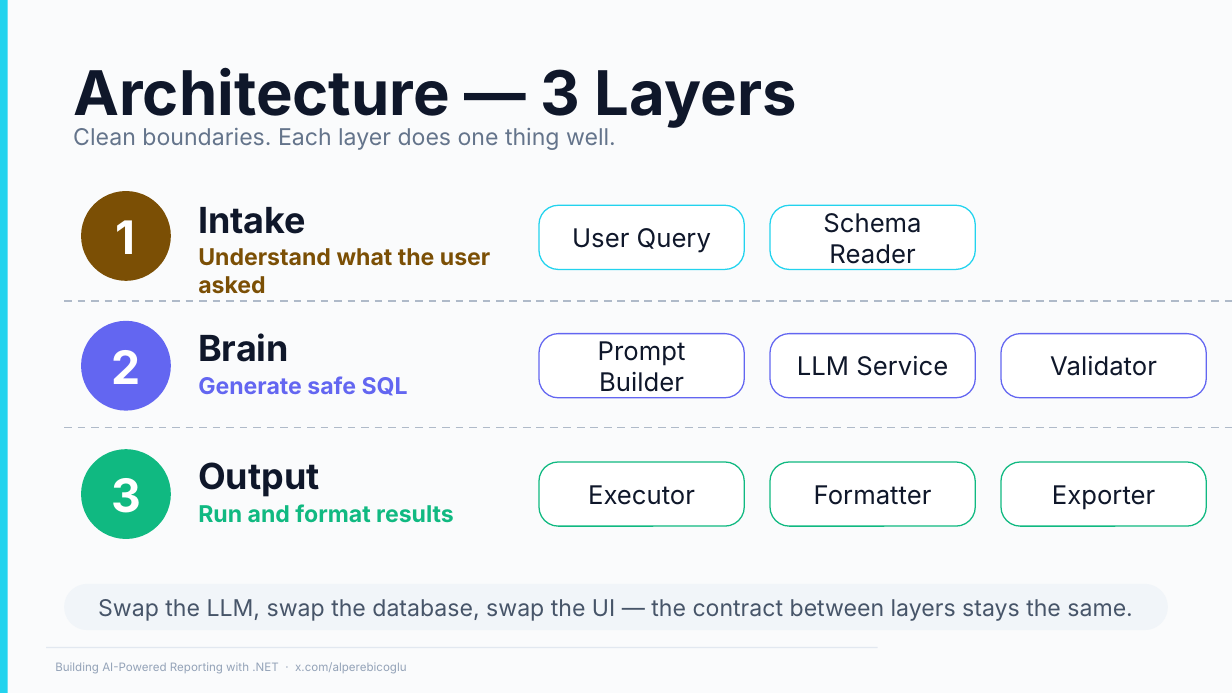
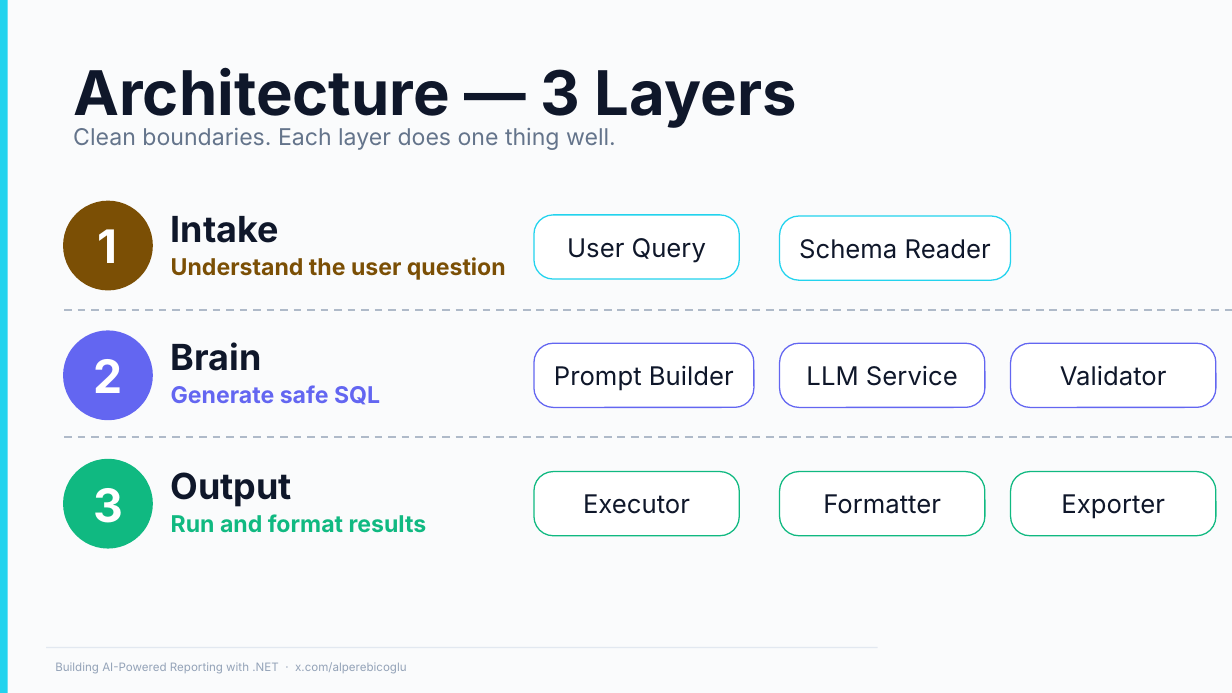
Before and after one commit to ebicoglu/chat-with-your-data-conference, a slide deck: slide 12 of Presentation.pptx. Drawn at 1232x693 pixels with LibreOffice and Linux fonts; fonts in the diff are those of the drawing; background and template pictures are left out. Boxes give left, top, right and bottom in pixels: in the first picture for what was removed or moved away, otherwise in the second. Text is boxed around its words. In the diff, an @@ line names an element or a change of style, - is before the commit and + after.

```diff
--- a/Presentation.pptx
+++ b/Presentation.pptx
@@ text "Intake": place and size @@
-text "Intake" at box(198, 207, 490, 294)
+text "Intake" at box(171, 216, 506, 280)
@@ rounded rectangle "User Query": place and size @@
-rounded rectangle "User Query" at box(539, 205, 744, 269)
+rounded rectangle "User Query" at box(534, 215, 739, 279)
@@ rounded rectangle "Schema Reader": place and size @@
-rounded rectangle "Schema Reader" at box(770, 205, 975, 269)
+rounded rectangle "Schema Reader" at box(780, 216, 1011, 280)
@@ text at box(171, 257, 506, 280): text changed @@
-Understand what the user asked
+Understand the user question
@@ line moved from (64, 300) - (1232, 300) to (64, 311) - (1232, 311) @@
@@ text "Brain": place and size @@
-text "Brain" at box(198, 333, 408, 396)
+text "Brain" at box(171, 342, 380, 405)
@@ rounded rectangle "Prompt Builder": place and size @@
-rounded rectangle "Prompt Builder" at box(539, 334, 744, 397)
+rounded rectangle "Prompt Builder" at box(534, 344, 754, 408)
@@ 4 rounded rectangles: place and size @@
-4 rounded rectangles at box(770, 334, 1206, 526)
+4 rounded rectangles at box(780, 344, 1216, 535)
@@ line moved from (64, 428) - (1232, 428) to (64, 437) - (1232, 437) @@
@@ 3 ellipses: place and size @@
-3 ellipses at box(81, 191, 171, 539)
+3 ellipses at box(63, 201, 152, 549)
@@ text "Output": place and size @@
-text "Output" at box(198, 462, 454, 523)
+text "Output" at box(171, 472, 427, 533)
@@ rounded rectangle "Executor": place and size @@
-rounded rectangle "Executor" at box(539, 462, 744, 526)
+rounded rectangle "Executor" at box(534, 471, 739, 535)
@@ rounded rectangle removed at box(64, 584, 1167, 630) @@
-Swap the LLM, swap the database, swap the UI — the contract between layers stays the same.
```
Also in this commit, not shown: 7 other slides changed.
